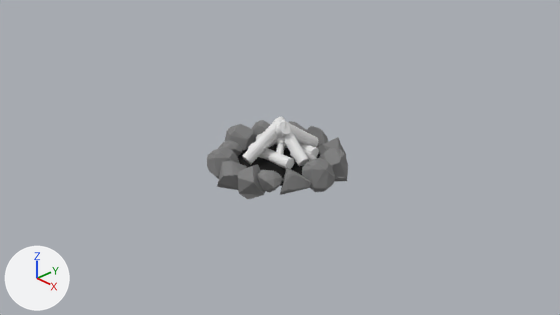
Before and after pictures for a commit that changed the Blender file Models/CampFire.blend.
One viewpoint serves both versions: the file's camera 'Camera'. Arrows for +X, +Y and +Z are at lower left; the lights stay in place.
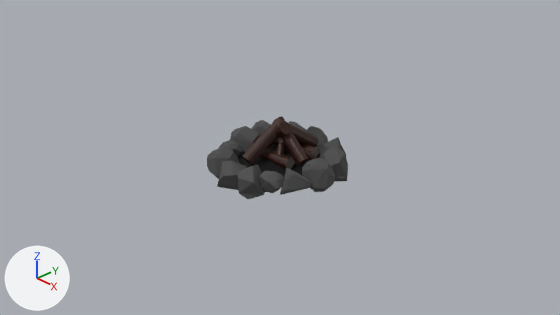
Changed parts and their boxes (x1, y1, x2, y2) in the pictures (560 x 315 px):
'Sphere.004', recoloured
    both: (302, 158, 335, 192)
'Icosphere.007', recoloured
    both: (237, 164, 265, 199)
'Cylinder.008', recoloured (white to brown)
    both: (242, 118, 281, 165)
'Sphere.007', recoloured
    both: (319, 148, 348, 182)
'Icosphere.002', recoloured
    both: (217, 160, 247, 190)
'Sphere.005', recoloured, moved
    before: (225, 124, 255, 150)
    after: (230, 126, 258, 152)
'Sphere.006', recoloured
    both: (207, 147, 239, 179)
'Sphere.009', recoloured
    both: (280, 167, 311, 195)
'Icosphere.006', recoloured, moved
    before: (257, 170, 283, 193)
    after: (259, 171, 285, 193)
'Cylinder.005', recoloured (white to brown)
    both: (273, 116, 309, 166)
'Cylinder.009', recoloured (white to brown)
    both: (248, 143, 294, 169)
'Cylinder.007', recoloured
    both: (279, 120, 319, 147)
'Sphere.003', recoloured
    both: (306, 126, 328, 148)
'Icosphere.004', recoloured
    both: (317, 137, 346, 156)
'Cylinder.006', recoloured (grey to brown)
    both: (256, 122, 290, 140)
'Sphere.008', recoloured
    both: (252, 120, 270, 141)
'Icosphere.003', recoloured
    both: (219, 140, 242, 157)
'Cylinder.010', recoloured
    both: (276, 143, 319, 157)
'Icosphere.005', recoloured
    both: (289, 121, 307, 132)

The change, as a diff of the scene's bpy script:
```diff
--- a/Models/CampFire.blend.py
+++ b/Models/CampFire.blend.py
@@ mat_stone___will @@
 mat_stone___will = principled_material('Stone - Will')
-mat_stone___will.base_color = (0.24, 0.24, 0.24)  # grey #868686
+mat_stone___will.base_color = (0.0871, 0.0871, 0.0871)  # dark grey #535353
 mat_stone___will.metallic = 0.1
@@ mat_material @@
+mat_material = principled_material('Material')
+mat_material.base_color = (0.0311, 0.00481, 0.0)  # brown #310f00
@@ me_cylinder_008 @@
 me_cylinder_008.from_pydata(...)  # 30 vertices, 17 faces; spans x -0.99..0.99, y -0.98..1.0, z -1.0..1.0
+me_cylinder_008.materials.append(mat_material)  # brown #310f00
@@ me_cylinder_009 @@
 me_cylinder_009.from_pydata(...)  # 30 vertices, 17 faces; spans x -0.99..0.99, y -0.98..1.0, z -1.0..1.0
+me_cylinder_009.materials.append(mat_material)  # brown #310f00
@@ me_cylinder_010 @@
 me_cylinder_010.from_pydata(...)  # 30 vertices, 17 faces; spans x -0.99..0.99, y -0.98..1.0, z -1.0..1.0
+me_cylinder_010.materials.append(mat_material)  # brown #310f00
@@ me_cylinder_011 @@
 me_cylinder_011.from_pydata(...)  # 30 vertices, 17 faces; spans x -0.99..0.99, y -0.98..1.0, z -1.0..1.0
+me_cylinder_011.materials.append(mat_material)  # brown #310f00
@@ me_cylinder_012 @@
 me_cylinder_012.from_pydata(...)  # 30 vertices, 17 faces; spans x -0.99..0.99, y -0.98..1.0, z -1.0..1.0
+me_cylinder_012.materials.append(mat_material)  # brown #310f00
@@ me_cylinder_013 @@
 me_cylinder_013.from_pydata(...)  # 30 vertices, 17 faces; spans x -0.99..0.99, y -0.98..1.0, z -1.0..1.0
+me_cylinder_013.materials.append(mat_material)  # brown #310f00
@@ ob_sphere_005 @@
 ob_sphere_005 = bpy.data.objects.new('Sphere.005', me_sphere_005)
-ob_sphere_005.location = (-0.837, -0.031, -0.06)
+ob_sphere_005.location = (-0.729, -0.031, -0.06)
 ob_sphere_005.scale = (0.25, 0.25, 0.25)
@@ ob_icosphere_006 @@
 ob_icosphere_006 = bpy.data.objects.new('Icosphere.006', me_icosphere_006)
-ob_icosphere_006.location = (0.452, -0.645, -0.06)
+ob_icosphere_006.location = (0.482, -0.626, -0.07)
 ob_icosphere_006.rotation_euler = (0.0, 3.444, -0.955)  # degrees (0, 197, -55)
```
